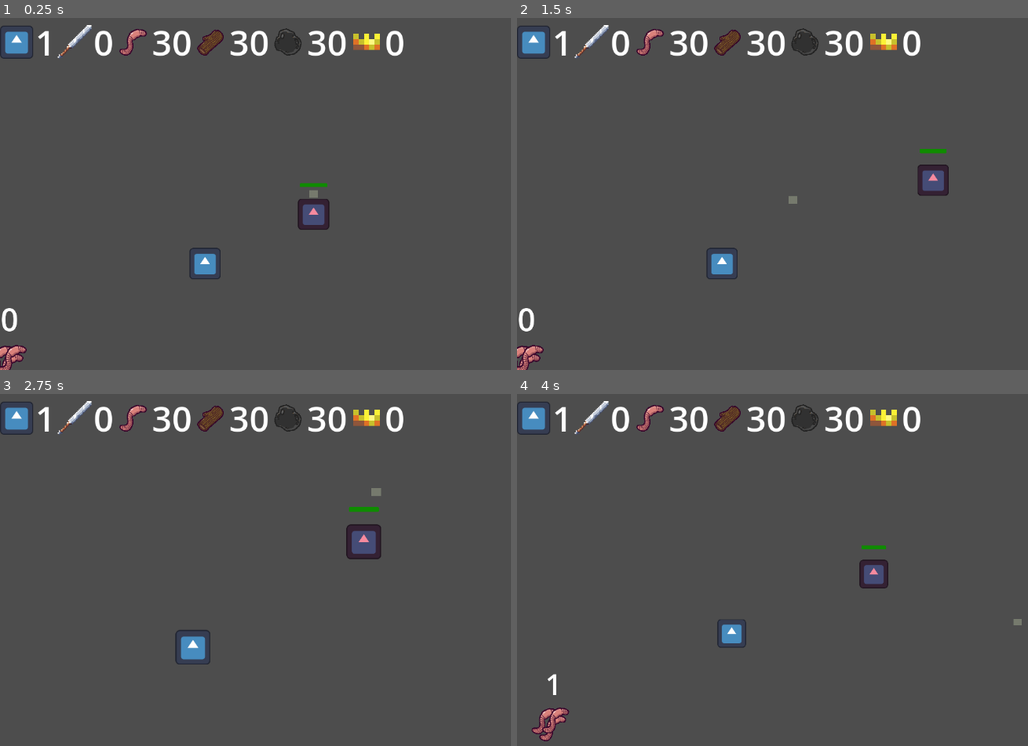
Above: before the commit, frames 1-4 (two rows, left to right).
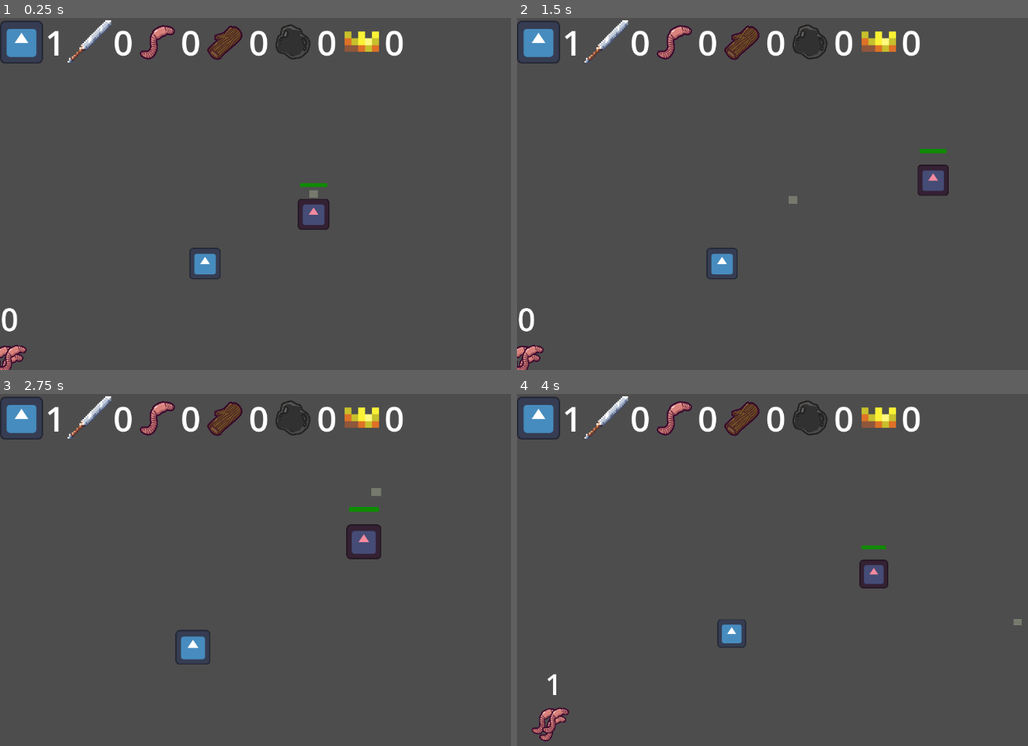
Above: after the commit, the same moments.

Repository: pradoh97/horde
Game: Godot game, scene res://level.tscn
Same seed, same stepped clock (60 frames per second), same inputs: the game is played once before the commit and once after it. The engine's default icon, where the game draws it, is replaced by a stand-in: a white triangle on a blue panel in a dark square.
Inputs (mouse positions are in pixels of both pictures, inside the frame that each line leads up to):
- Up to frame 1 (0.25 s): no input
- Up to frame 2 (1.5 s): tap Enter at 0.5 s; move the mouse to (966, 176) at 0.52 s; press the mouse at (966, 176) at 0.53 s; release the mouse at (966, 176) at 1.25 s; tap Space at 1.25 s; drag from (706, 211) to (966, 176) at 1.27 s
- Up to frame 3 (2.75 s): move the mouse to (378, 492) at 2.02 s; hold Mouse wheel up (mouse_scroll_up) from 2.03 s (still down); click (378, 492) at 2.17 s
- Up to frame 4 (4 s): release Mouse wheel up (mouse_scroll_up) at 2.75 s; drag from (798, 640) to (879, 541) at 2.77 s; move the mouse to (1017, 622) at 3.52 s; hold Mouse wheel down (mouse_scroll_down) from 3.53 s (still down); click (1017, 622) at 3.67 s

The runs differ from the first frame. In frame 1, 3.3% of the frame differs, in the area x 0-79%, y 0-13%; in frame 2, 3.3%; in frame 3, 3.3%; in frame 4, 3.3%.

Commit message:
Reset default resources

Diff:
--- a/level.gd
+++ b/level.gd
@@ -4,9 +4,9 @@
 @export var day_duration: int = 3
 var horde_size: int = 0
 var horde_strength: int = 0
-var wood_stock: int = 30
-var food_stock: int = 30
-var stone_stock: int = 30
+var wood_stock: int = 0
+var food_stock: int = 0
+var stone_stock: int = 0
 var king_count: int = 0
 
 func _ready():
